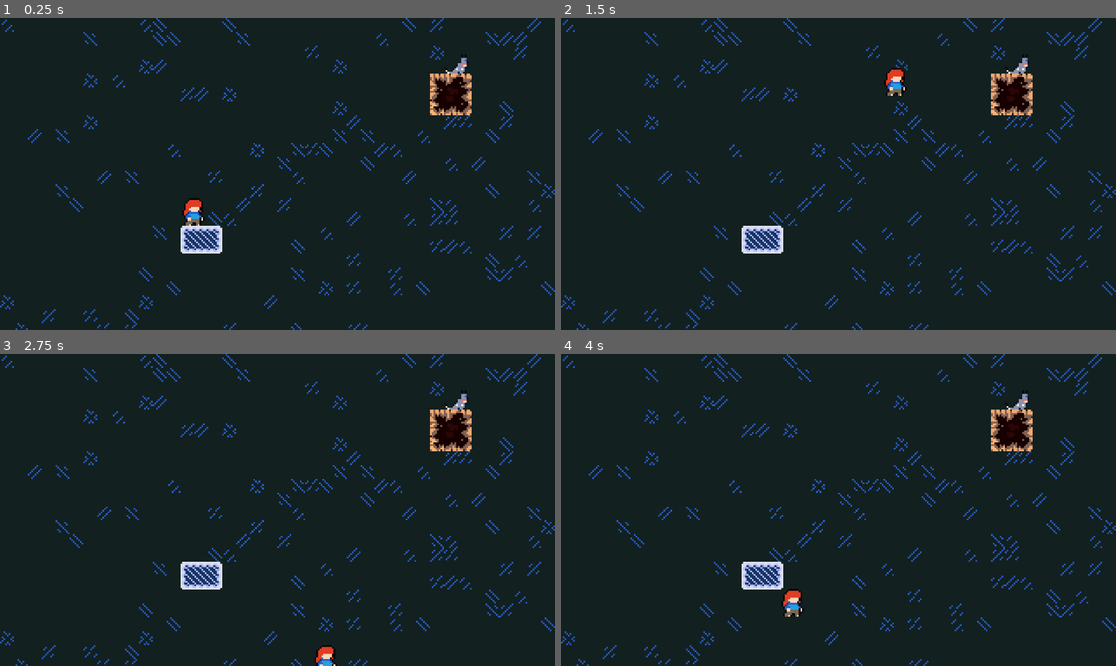
Above: before the commit, frames 1-4 (two rows, left to right).
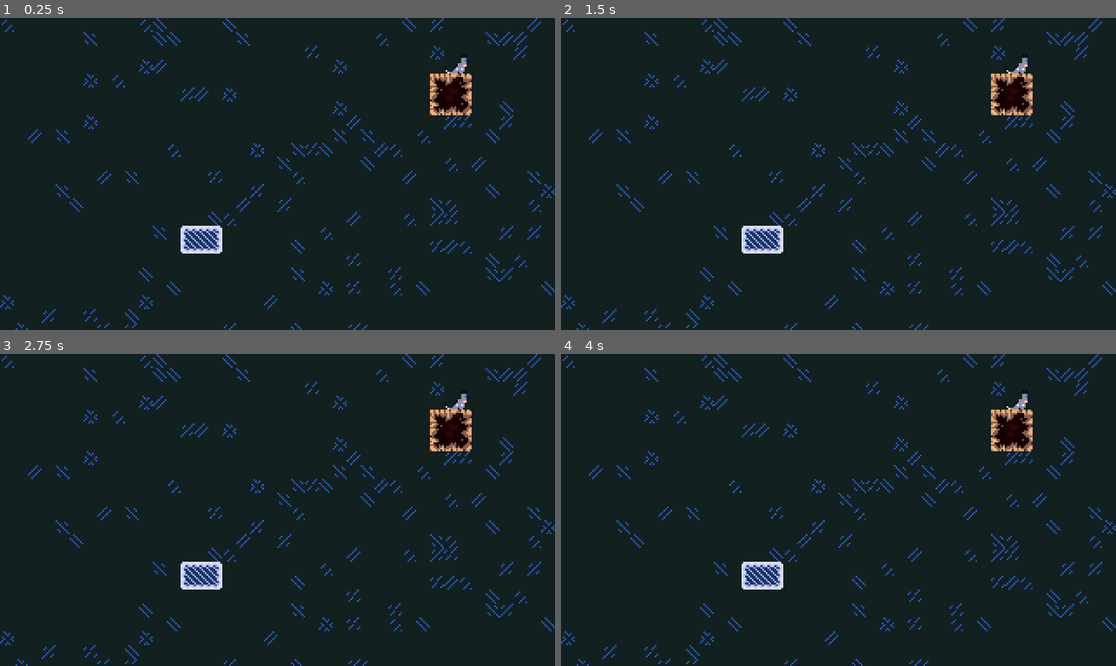
Above: after the commit, the same moments.

Repository: Arkcorner/Insecurity
Game: Godot game, scene res://scenes/Level_1.tscn
Two runs of this game, one before a commit and one after it. Both use one fixed random seed, a clock stepped at 60 frames per second and the inputs below. This scene is started directly instead of the project's main scene.
Inputs (mouse positions are in pixels of both pictures, inside the frame that each line leads up to):
- Up to frame 1 (0.25 s): no input
- Up to frame 2 (1.5 s): tap Enter (ui_accept) at 0.5, 0.77 s; move the mouse to (810, 236) at 0.52 s; hold Ctrl (crouch) 0.53-1.28 s; hold Right (ui_right) from 0.53 s (still down); click (810, 236) at 0.67 s; move the mouse to (1005, 220) at 1.27 s; tap C (dash) at 1.35 s
- Up to frame 3 (2.75 s): tap Enter (ui_accept) at 1.52 s; move the mouse to (111, 463) at 2.02 s; release Right (ui_right) at 2.03 s; hold Left (ui_left) from 2.03 s (still down); tap E (interact) at 2.1 s
- Up to frame 4 (4 s): keep holding Left (ui_left); move the mouse to (866, 510) at 2.77 s; tap Ctrl (crouch) at 2.85 s; click (866, 510) at 2.92 s; tap Enter (ui_accept) at 3.02, 3.77 s; move the mouse to (755, 432) at 3.52 s; tap C (dash) at 3.6 s

The runs differ from the first frame. In frame 1, 0.3% of the frame differs, in the area x 32-37%, y 57-67%; in frame 2, 0.3%, in the area x 58-63%, y 16-25%; in frame 3, 0.2%; in frame 4, 0.3%.

Commit message:
made traps and checkpoints as well as a spawn point

Diff:
--- /dev/null
+++ b/scenes/Auto_checkpoint.tscn
@@ -0,0 +1,21 @@
+[gd_scene load_steps=4 format=3 uid="uid://ghxcucw0jy2v"]
+
+[ext_resource type="Script" path="res://scripts/Auto_checkpoint.gd" id="1_qp0n8"]
+[ext_resource type="Texture2D" uid="uid://cod0e8mkk2lxu" path="res://assets/Art/Objects/SaveCheckpointCamp.png" id="1_skbge"]
+
+[sub_resource type="RectangleShape2D" id="RectangleShape2D_5h3q2"]
+size = Vector2(38, 37)
+
+[node name="AutoCheckpoint" type="Area2D"]
+position = Vector2(0, 1)
+script = ExtResource("1_qp0n8")
+
+[node name="Sprite2D" type="Sprite2D" parent="."]
+scale = Vector2(0.1, 0.1)
+texture = ExtResource("1_skbge")
+
+[node name="CollisionShape2D" type="CollisionShape2D" parent="."]
+position = Vector2(0, -0.5)
+shape = SubResource("RectangleShape2D_5h3q2")
+
+[connection signal="body_entered" from="." to="." method="_on_body_entered"]
--- /dev/null
+++ b/scenes/Trap.tscn
@@ -0,0 +1,21 @@
+[gd_scene load_steps=4 format=3 uid="uid://cy4mmgcmnkxue"]
+
+[ext_resource type="Script" path="res://scripts/Trap.gd" id="1_0xbym"]
+[ext_resource type="Texture2D" uid="uid://hopdceoic8vf" path="res://assets/Art/Logo_AWI.jpg" id="1_1s4ev"]
+
+[sub_resource type="RectangleShape2D" id="RectangleShape2D_6inp7"]
+size = Vector2(54, 18)
+
+[node name="Trap" type="Area2D"]
+script = ExtResource("1_0xbym")
+
+[node name="placeholder" type="Sprite2D" parent="."]
+position = Vector2(0.999989, -7.00001)
+scale = Vector2(0.0297222, 0.0150001)
+texture = ExtResource("1_1s4ev")
+
+[node name="CollisionShape2D" type="CollisionShape2D" parent="."]
+position = Vector2(1, -7)
+shape = SubResource("RectangleShape2D_6inp7")
+
+[connection signal="body_entered" from="." to="." method="_on_body_entered"]
--- /dev/null
+++ b/scripts/Auto_checkpoint.gd
@@ -0,0 +1,12 @@
+extends Area2D
+
+
+# Called when the node enters the scene tree for the first time.
+func _ready():
+	pass # Replace with function body.
+
+func _on_body_entered(body):
+	print("something entered")
+	if body.name == "Player":
+		print("the player entered")
+		Global.update_spawn_point(self.global_position)
--- a/scripts/Global.gd
+++ b/scripts/Global.gd
@@ -2,6 +2,7 @@
 
 extends Node
 
+var spawn_point = Vector2(-5488,81)
 var advice_array = [0]
 var double_jump_charged = false
 var dash_is_charged = false
@@ -10,3 +11,6 @@
 var dog_name = "Dexter"
 var plank_count = 0
 var strawberry_count = 0
+
+func update_spawn_point(new_position):
+	spawn_point = new_position
--- /dev/null
+++ b/scripts/Trap.gd
@@ -0,0 +1,12 @@
+extends Area2D
+
+
+# Called when the node enters the scene tree for the first time.
+func _ready():
+	pass # Replace with function body.
+
+
+func _on_body_entered(body):
+	if body.name == "Player":
+		print("player died")
+		get_tree().reload_current_scene()
--- a/scripts/player.gd
+++ b/scripts/player.gd
@@ -17,8 +17,14 @@
 # Set the Gravity
 var Gravity = 450
 
+#called for when the scene is instatiated be carefull it gets called every respawn
+func _ready():
+	self.position = Global.spawn_point
+	print("i spawned")
+
 #Main fucntion thats being called every frame pls make stuff outside of it and call that function from here if necessary
 func _physics_process(delta):
+	print(self.position)
 	_movement_handler()
 	_pause_menu()
 	_handle_game_time()
